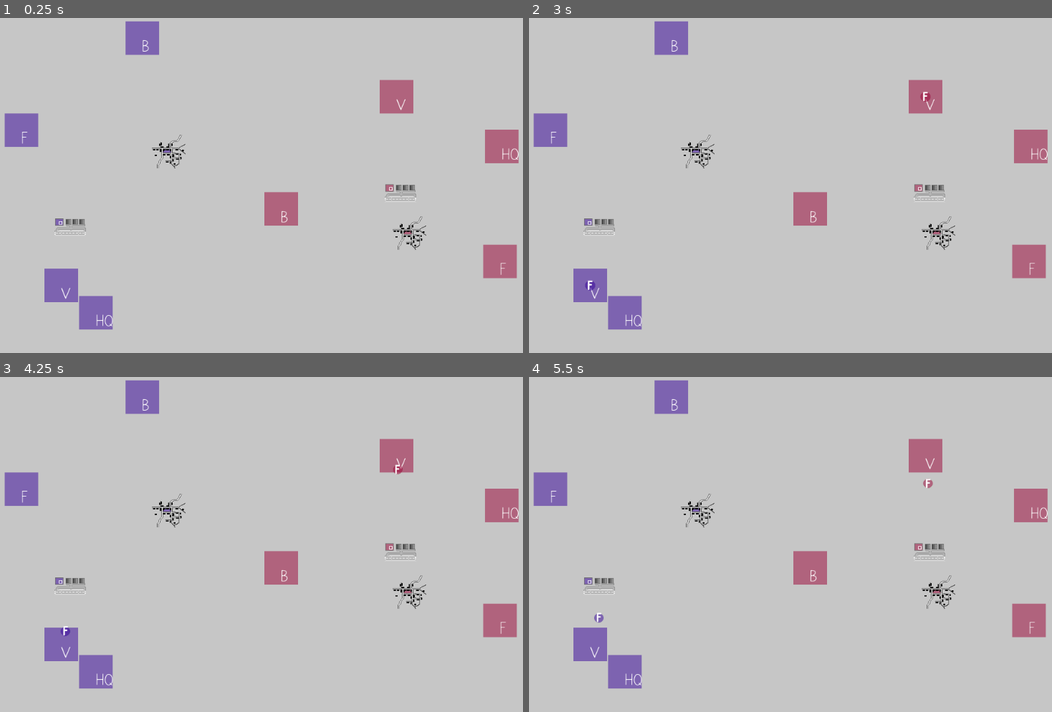
Above: before the commit, frames 1-4 (two rows, left to right).
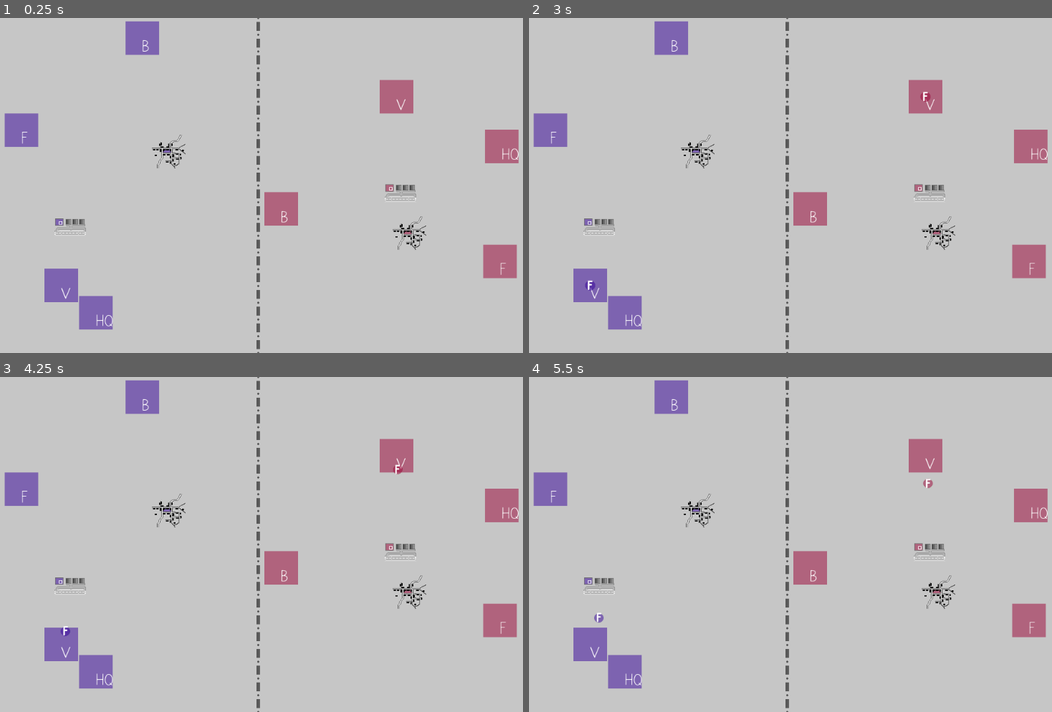
Above: after the commit, the same moments.

Repository: rojekabc/godot-rescue-from-sky
Game: Godot game, scene res://Scenes/World.tscn
The game is run twice, just before and just after one commit, with the same random seed, the same clock (stepped at 60 frames per second) and the same inputs.
Inputs (mouse positions are in pixels of both pictures, inside the frame that each line leads up to):
- Up to frame 1 (0.25 s): no input
- Up to frame 2 (3 s): tap Enter at 0.5, 2 s; move the mouse to (916, 168) at 0.52 s; click (916, 168) at 0.67 s; tap Space at 1.25, 2.75 s; move the mouse to (675, 202) at 1.27 s; click (675, 202) at 1.42 s; move the mouse to (848, 111) at 2.02 s; click (848, 111) at 2.17 s; move the mouse to (759, 252) at 2.77 s; click (759, 252) at 2.92 s
- Up to frame 3 (4.25 s): tap Enter at 3.5 s; move the mouse to (428, 594) at 3.52 s; click (428, 594) at 3.67 s
- Up to frame 4 (5.5 s): move the mouse to (617, 494) at 4.27 s; click (617, 494) at 4.42 s; tap Space at 5 s; move the mouse to (816, 544) at 5.02 s; click (816, 544) at 5.17 s

The runs differ from the first frame. In frame 1, 0.4% of the frame differs, in the area x 49-50%, y 0-100%; in frame 2, 0.4%; in frame 3, 0.4%; in frame 4, 0.4%.

Commit message:
Issue #29. Create Border scene with sprite.

Diff:
--- a/Objects/AirPlane.gd
+++ b/Objects/AirPlane.gd
@@ -1,3 +1,5 @@
+class_name AirPlane
+
 var type
 var ownerIdx
 
--- a/Objects/Game.gd
+++ b/Objects/Game.gd
@@ -11,6 +11,7 @@
 var Transport : Area2D
 var Squad : Area2D
 var Army : Area2D
+var Border : Area2D
 
 # Objects
 #warning-ignore:unused_class_variable
@@ -170,4 +171,5 @@
 	Transport = load('res://Scenes/Transport.tscn').instance()
 	Squad = load('res://Scenes/Squad.tscn').instance()
 	Army = load('res://Scenes/Army.tscn').instance()
+	Border = load('res://Scenes/Border.tscn').instance()
 	pass
--- /dev/null
+++ b/Objects/OwnerMap.gd
@@ -0,0 +1,39 @@
+class_name OwnerMap
+
+const PIXEL_WIDTH = 30
+const PIXEL_HEIGHT = 30
+const WIDTH = 1024/PIXEL_WIDTH
+const HEIGHT = 600/PIXEL_HEIGHT
+
+var map : PoolByteArray = PoolByteArray()
+
+func _init():
+	# Divide by halth whole map
+	for y in range(0, HEIGHT):
+		for x in range(0, WIDTH):
+			if x < WIDTH/2:
+				map.append(0)
+			else:
+				map.append(1)
+	pass
+
+func get_at(x : int, y : int) -> int:
+	return map[x + y*WIDTH]
+
+func set_at(x:int, y:int, v:int) -> void:
+	map[x+y*WIDTH] = v
+
+func list_borders_positions() -> Array:
+	var result : Array = []
+
+	# search by rows
+	for y in range(0, HEIGHT):
+		# keep previous value
+		var prev : int = map[y*WIDTH]
+		for x in range(0, WIDTH):
+			var cur : int = map[x + y*WIDTH]
+			if prev != cur:
+				result.append(Vector2(x*PIXEL_WIDTH, y*PIXEL_HEIGHT + PIXEL_HEIGHT/2))
+			prev = cur
+
+	return result
--- a/Scenes/Army.tscn
+++ b/Scenes/Army.tscn
@@ -117,8 +117,6 @@
 		find_new_target()
 
 func _body_entered(body):
-	if body.ownerIdx == ownerIdx:
-		return
 
 	if body.is_in_group(\"Structure\"):
 		catch_structure(body)
@@ -127,6 +125,9 @@
 	elif body.is_in_group(\"Army\"):
 		catch_army(body)
 	else:
+		return
+
+	if body.ownerIdx == ownerIdx:
 		return
 
 	if body.Destructable.is_destroyed():
--- /dev/null
+++ b/Scenes/Border.tscn
@@ -0,0 +1,22 @@
+[gd_scene load_steps=5 format=2]
+
+[ext_resource path="res://Resources/ArmyMaterial.shader" type="Shader" id=1]
+[ext_resource path="res://Resources/Border.png" type="Texture" id=2]
+
+[sub_resource type="RectangleShape2D" id=2]
+
+[sub_resource type="ShaderMaterial" id=3]
+shader = ExtResource( 1 )
+shader_param/color = Plane( 0.35, 0.35, 0.35, 1 )
+
+[node name="Border" type="Area2D" groups=[
+"Border",
+]]
+
+[node name="CollisionShape2D" type="CollisionShape2D" parent="."]
+visible = false
+shape = SubResource( 2 )
+
+[node name="Sprite" type="Sprite" parent="."]
+material = SubResource( 3 )
+texture = ExtResource( 2 )
--- a/Scenes/World.tscn
+++ b/Scenes/World.tscn
@@ -10,6 +10,8 @@
 script/source = "extends Node2D
 
 var selectTarget = null
+var ownerMap : OwnerMap = preload('res://Objects/OwnerMap.gd').new()
+
 func _ready():
 	# Enable randomization
 	randomize()
@@ -131,6 +133,11 @@
 # Create map
 # Don't allow to cross other structure on the map
 func _map_create():
+	var borders : Array = ownerMap.list_borders_positions()
+	for borderPos in borders:
+		var border = Game.Border.duplicate()
+		border.position = borderPos
+		$Map/Borders.add_child(border)
 	for ownerIdx in range(2):
 		for strType in Game.STRUCTURE.values():
 			var structure = _structure_create(ownerIdx, strType)
@@ -467,11 +474,13 @@
 
 [node name="Structures" type="Node2D" parent="Map"]
 
+[node name="Borders" type="Node2D" parent="Map"]
+
+[node name="Transports" type="Node2D" parent="Map"]
+
+[node name="Armies" type="Node2D" parent="Map"]
+
 [node name="Squads" type="Node2D" parent="Map"]
-
-[node name="Transports" type="Node2D" parent="Map"]
-
-[node name="Armies" type="Node2D" parent="Map"]
 
 [node name="UI" type="Control" parent="Map"]
 margin_right = 1024.0
--- a/project.godot
+++ b/project.godot
@@ -8,9 +8,20 @@
 
 config_version=4
 
-_global_script_classes=[  ]
+_global_script_classes=[ {
+"base": "Reference",
+"class": "AirPlane",
+"language": "GDScript",
+"path": "res://Objects/AirPlane.gd"
+}, {
+"base": "Reference",
+"class": "OwnerMap",
+"language": "GDScript",
+"path": "res://Objects/OwnerMap.gd"
+} ]
 _global_script_class_icons={
-
+"AirPlane": "",
+"OwnerMap": ""
 }
 
 [application]
Binary file added: Resources/Border.png
